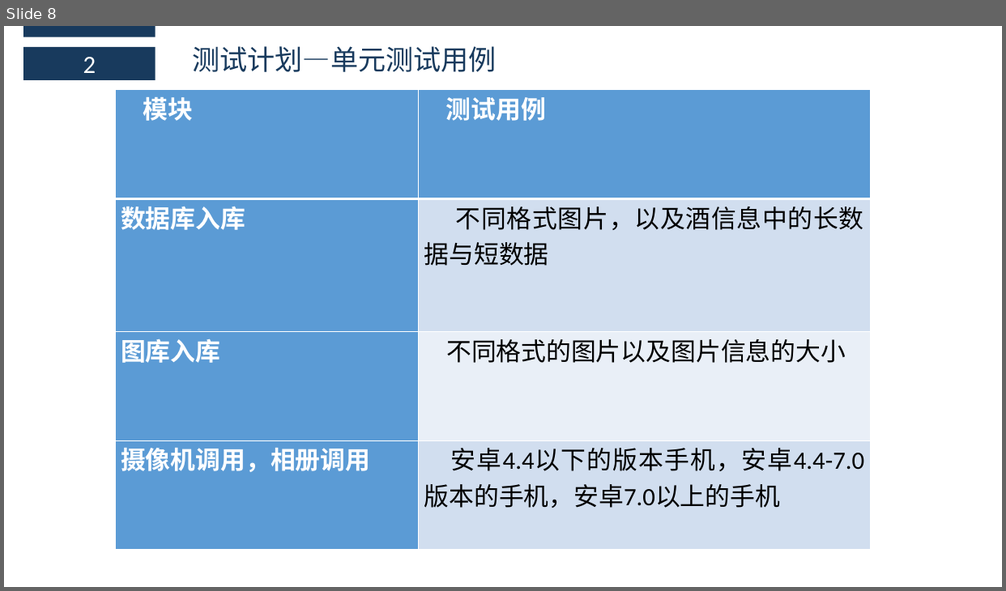
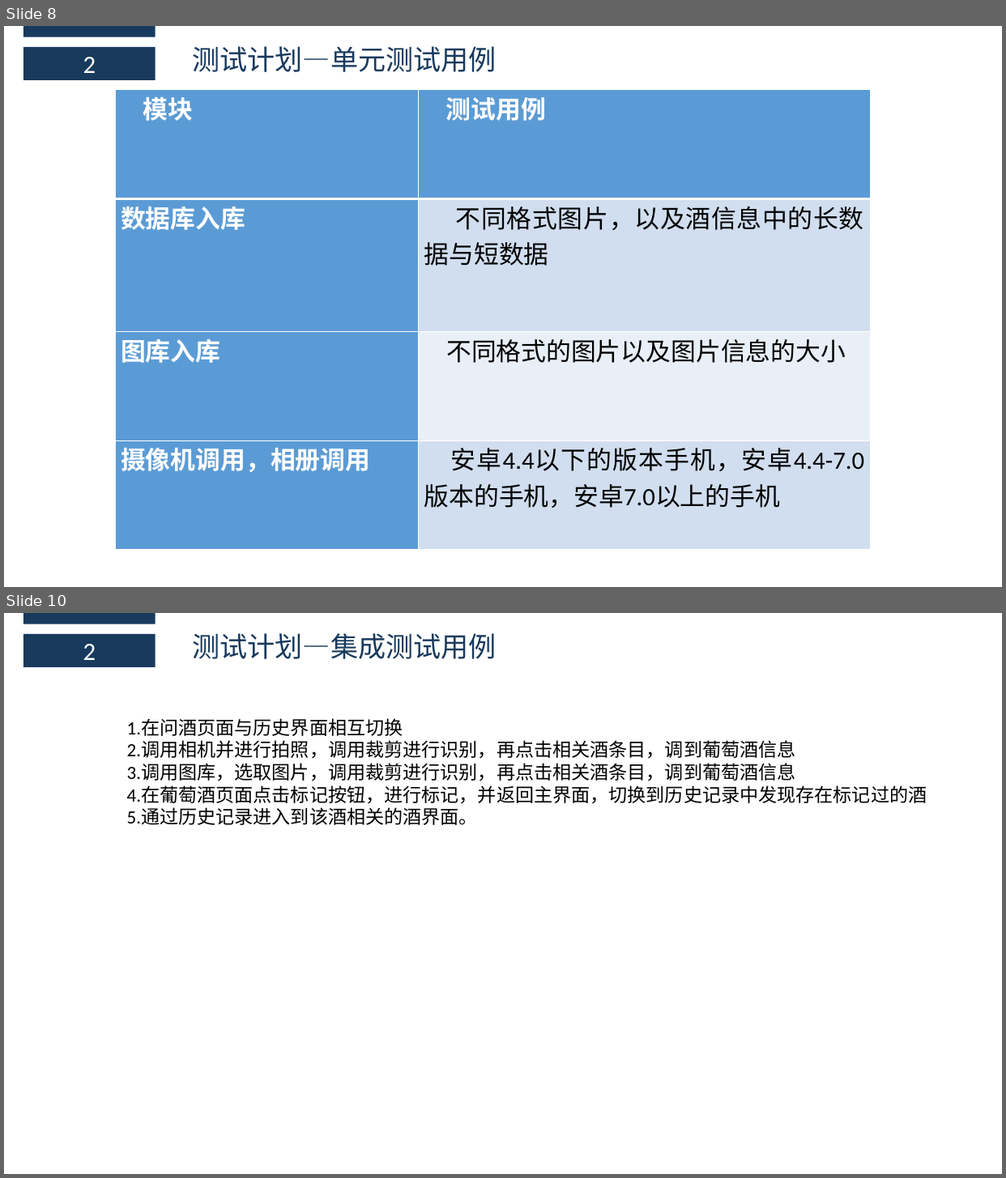
Before and after one commit to boboHh/Wine-APP, a slide deck: SE2018春-G17-实现阶段PPT.pptx. Shown one above the other, each under a label of ours: slide 8 before the commit, slides 8 and 10 after it; the slides between them are not shown. The pictures are 1006x591 and 1006x1178 pixels, drawn with LibreOffice and Linux fonts; fonts in the diff are those of the drawing. Boxes give left, top, right and bottom in pixels: in the first picture for what was removed or moved away, otherwise in the second. Text is boxed around its words. In the diff, an @@ line names an element or a change of style, - is before the commit and + after.

```diff
--- a/SE2018春-G17-实现阶段PPT.pptx
+++ b/SE2018春-G17-实现阶段PPT.pptx
@@ slide 10 added at (x1=4, y1=613, x2=1002, y2=1174), background #FFFFFF @@
@@ rectangle added at (x1=23, y1=613, x2=155, y2=624), fill #183A5D @@
@@ rectangle added at (x1=23, y1=634, x2=155, y2=667), fill #183A5D, 24 pt, text #FFFFFF @@
+2
@@ text added at (x1=192, y1=633, x2=496, y2=659), 26.6 pt, text #183A5D @@
+测试计划—集成测试用例
@@ text added at (x1=127, y1=718, x2=927, y2=825), 18 pt, text #000000 @@
+1.在问酒页面与历史界面相互切换
+2.调用相机并进行拍照，调用裁剪进行识别，再点击相关酒条目，调到葡萄酒信息
+3.调用图库，选取图片，调用裁剪进行识别，再点击相关酒条目，调到葡萄酒信息
+4.在葡萄酒页面点击标记按钮，进行标记，并返回主界面，切换到历史记录中发现存在标记过的酒
+5.通过历史记录进入到该酒相关的酒界面。
```
Also in this commit, not shown: 2 slides changed, 1 other slide added, 2 slides removed.
